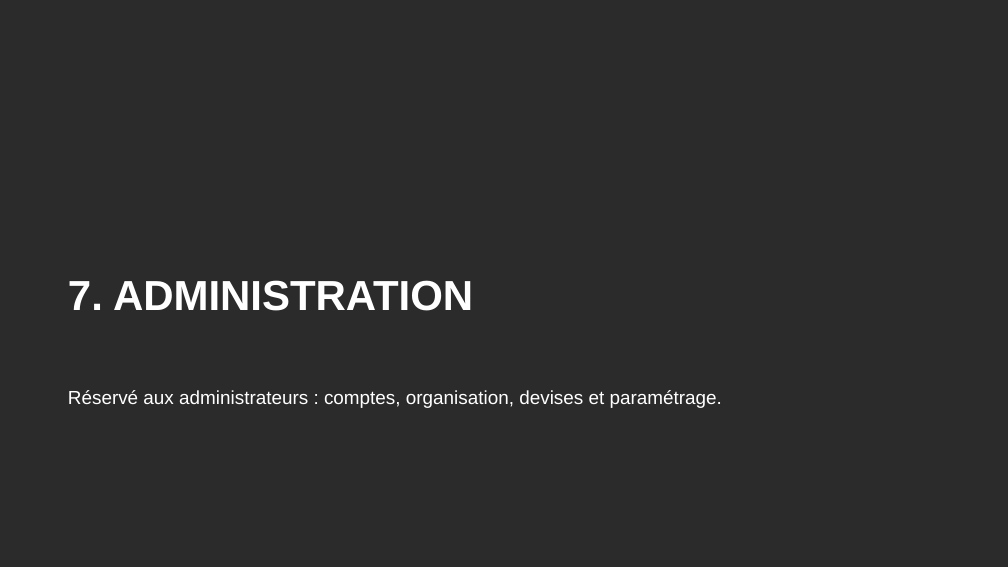
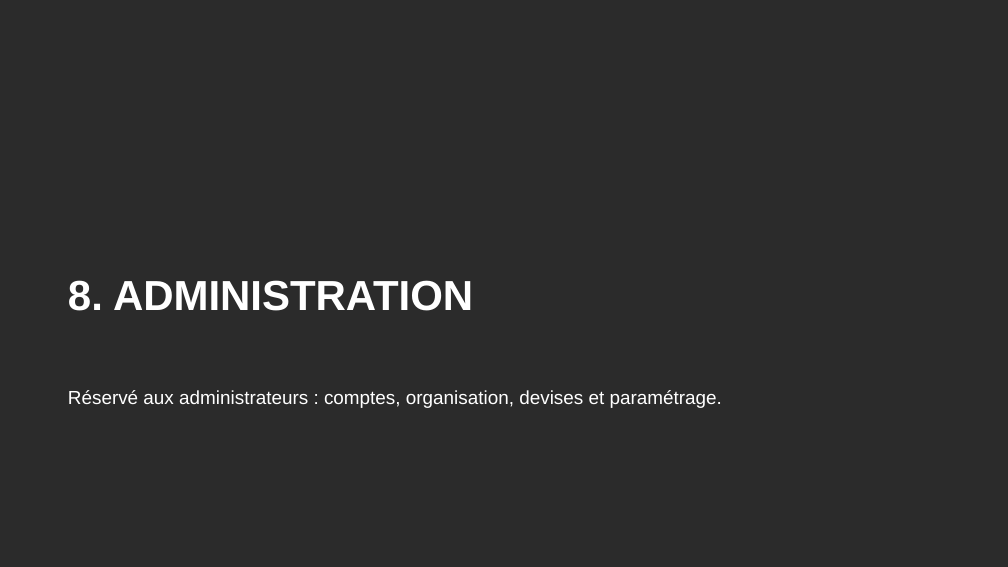
Before and after one commit to tariqeddoumi/Entreprise-scoring-cl, a slide deck: slide 50 of docs/guides/Guide_utilisateur_outil_notation.pptx (slide 42 before the commit). Drawn at 1008x567 pixels with LibreOffice and Linux fonts; fonts in the diff are those of the drawing; background and template pictures are left out; a plain dark background stands for a picture behind light text. Boxes give left, top, right and bottom in pixels: in the first picture for what was removed or moved away, otherwise in the second. Text is boxed around its words. In the diff, an @@ line names an element or a change of style, - is before the commit and + after.

```diff
--- a/docs/guides/Guide_utilisateur_outil_notation.pptx
+++ b/docs/guides/Guide_utilisateur_outil_notation.pptx
@@ title at box(68, 280, 473, 311): text changed @@
-7. ADMINISTRATION
+8. ADMINISTRATION
```
Also in this commit, not shown: 2 other slides changed, 8 slides added, 2 other files.
